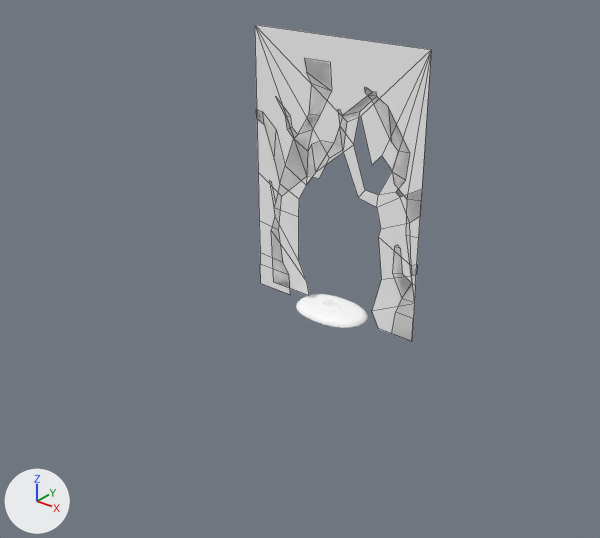
Two versions of the FBX model Assets/Art/Environments/Greymoss Bog/2D/MDL_GMB_Planes.fbx, one commit apart.
The view is the same before and after, from a camera (50 mm lens) standing at (23.1, -31.5, 21.4) and looking at (-0.2, -2.5, 3.4). Arrows for +X, +Y and +Z are at lower left; the lights stay in place. Mesh edges are drawn as thin lines on the coarser meshes. Where no turn or scale is listed for an object, it has been applied to the vertices.

In view in the first picture: 'Island', 'MDL_GMB_Front', 'MDL_GMB_Mid'.
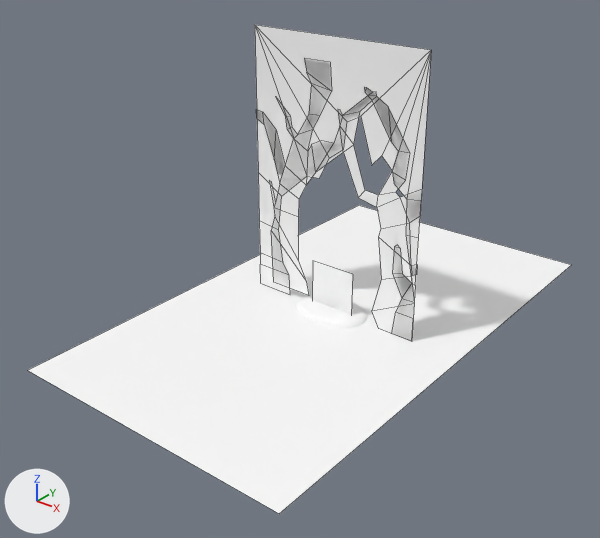
Pixel boxes (x1, y1, x2, y2) of what changed, in the pictures (600 x 538 px):
'Ground', added
    after: (28, 205, 571, 514)
'Bog_reed', added
    after: (312, 261, 353, 314)

The change, as a list of edits to the scene's bpy script:
```text
Add me_mesh_008:
    me_mesh_008.from_pydata([(-7.7, -13.6, 0.0), (7.7, -13.6, 0.0), (-7.7, 13.6, 0.0), (7.7, 13.6, 0.0)], [], [(0, 1, 3, 2)])
    me_mesh_008.materials.append(mat_mat_gmb_planes)  # white #ffffff
Add me_mesh_1:
    me_mesh_1.from_pydata([(1.3, 0.0, 2.6), (1.3, 0.0, 0.0), (-1.3, 0.0, 2.6), (-1.3, 0.0, 0.0)], [], [(0, 2, 3, 1)])
    me_mesh_1.materials.append(mat_mat_gmb_planes)  # white #ffffff
Add ob_ground:
    ob_ground = bpy.data.objects.new('Ground', me_mesh_008)
    ob_ground.location = (0.0, 0.0, 0.0)
Add ob_bog_reed:
    ob_bog_reed = bpy.data.objects.new('Bog_reed', me_mesh_1)
    ob_bog_reed.location = (0.0, 0.0, 0.0)
```
